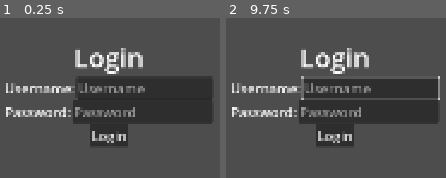
Above: before the commit, frames 1-2 (left to right).
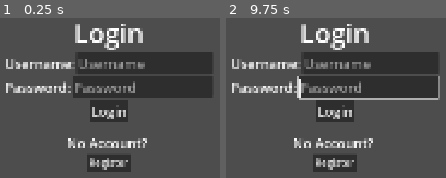
Above: after the commit, the same moments.

Repository: AgilMonkey/projek-pa-s8
Game: Godot game, scene res://scenes/client/login_ui.tscn
The game is run twice, just before and just after one commit, with the same random seed, the same clock (stepped at 60 frames per second) and the same inputs. This scene is started directly instead of the project's main scene.
Inputs (mouse positions are in pixels of both pictures, inside the frame that each line leads up to):
- Up to frame 1 (0.25 s): no input
- Up to frame 2 (9.75 s): click "Login" at 0.5 s; click (333, 163) at 1.25 s, where only the run after the commit has a clickable "Register"; click "Login" at 2 s; click (333, 163) at 2.75 s, where only the run after the commit has a clickable "Register"; click "Login" at 3.5 s; click (333, 163) at 4.25 s, where only the run after the commit has a clickable "Register"; tap Enter at 5, 6.5, 8 s; move the mouse to (outside the picture) at 5.02 s; tap 1 every 1.5 s from 5.1 to 9.6 s; click (outside the picture) at 5.17 s; tap Space at 5.75, 7.25, 8.75 s; drag from (outside the picture) to (outside the picture) at 5.77 s; move the mouse to (outside the picture) at 6.52 s; click (outside the picture) at 6.67 s; drag from (outside the picture) to (outside the picture) at 7.27 s; move the mouse to (outside the picture) at 8.02 s; click (outside the picture) at 8.17 s; drag from (outside the picture) to (outside the picture) at 8.77 s; move the mouse to (375, 93) at 9.52 s; click (375, 93) at 9.67 s

The runs differ from the first frame. In frame 1, 28% of the frame differs, in the area x 2-97%, y 3-97%; in frame 2, 29%, in the area x 2-98%, y 3-97%.

Commit message:
added register button

Diff:
--- a/scenes/client/login_ui.tscn
+++ b/scenes/client/login_ui.tscn
@@ -57,8 +57,24 @@
 placeholder_text = "Password"
 expand_to_text_length = true
 
-[node name="Button" type="Button" parent="CenterContainer/VBoxContainer" unique_id=1496917648]
+[node name="LoginButton" type="Button" parent="CenterContainer/VBoxContainer" unique_id=996827429]
 layout_mode = 2
 size_flags_horizontal = 4
 theme_override_font_sizes/font_size = 32
 text = "Login"
+
+[node name="Control" type="Control" parent="CenterContainer/VBoxContainer" unique_id=2057648400]
+custom_minimum_size = Vector2(0, 20)
+layout_mode = 2
+
+[node name="Label2" type="Label" parent="CenterContainer/VBoxContainer" unique_id=1190280683]
+layout_mode = 2
+size_flags_horizontal = 4
+theme_override_font_sizes/font_size = 32
+text = "No Account? "
+
+[node name="RegisterButton" type="Button" parent="CenterContainer/VBoxContainer" unique_id=549295843]
+layout_mode = 2
+size_flags_horizontal = 4
+theme_override_font_sizes/font_size = 24
+text = "Register"
